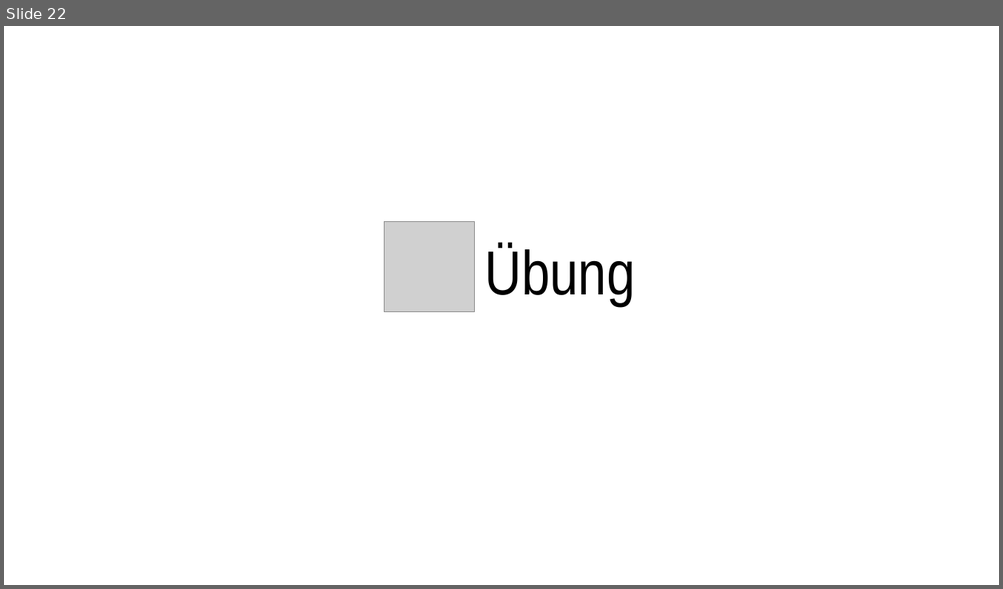
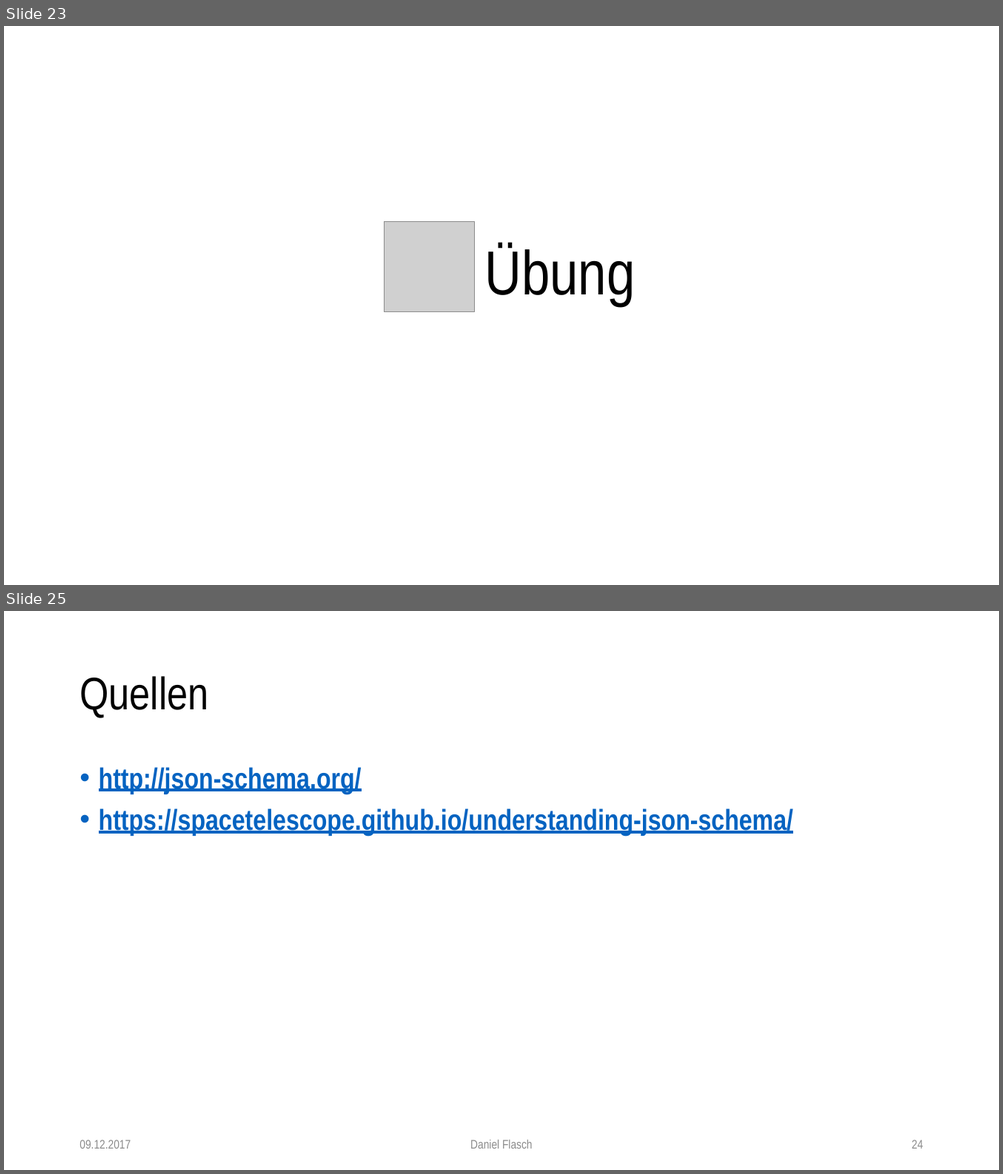
Before and after one commit to dflasch/jsonSchemaEdu, a slide deck: doc/json-schema.pptx. Shown one above the other, each under a label of ours: slide 22 before the commit, slides 23 and 25 after it; the slides between them are not shown. The pictures are 1003x589 and 1003x1174 pixels, drawn with LibreOffice and Linux fonts; fonts in the diff are those of the drawing; grey boxes stand for pictures. Boxes give left, top, right and bottom in pixels: in the first picture for what was removed or moved away, otherwise in the second. Text is boxed around its words. In the diff, an @@ line names an element or a change of style, - is before the commit and + after.

```diff
--- a/doc/json-schema.pptx
+++ b/doc/json-schema.pptx
@@ slide 25 added at [4,611,999,1170], background #FFFFFF @@
@@ title added at [79,676,208,718], 44 pt, text #000000 @@
+Quellen
@@ text added at [99,767,793,835], 28 pt, text #0563C1, bold, underline @@
+• http://json-schema.org/
+• https://spacetelescope.github.io/understanding-json-schema/
@@ text added at [79,1140,131,1149], 12 pt, text #8C8C8C @@
+09.12.2017
@@ text added at [470,1140,532,1149], 12 pt, text #8C8C8C @@
+Daniel Flasch
@@ page number added at [911,1140,922,1149], 12 pt, text #8C8C8C @@
+24
@@ what was slide 22 is now slide 23 @@
```
Also in this commit, not shown: 1 slide changed, 1 other slide added, 1 other file.
